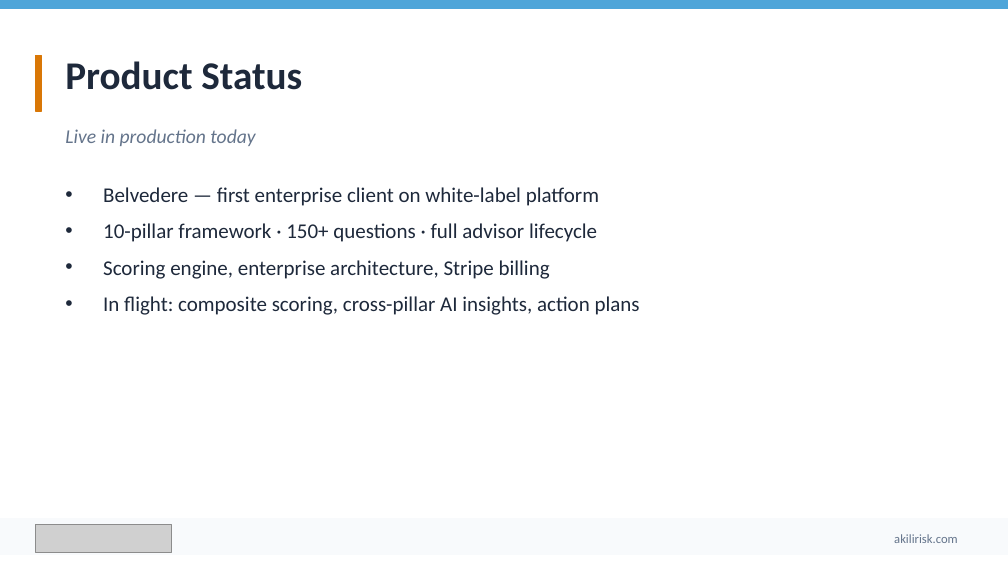
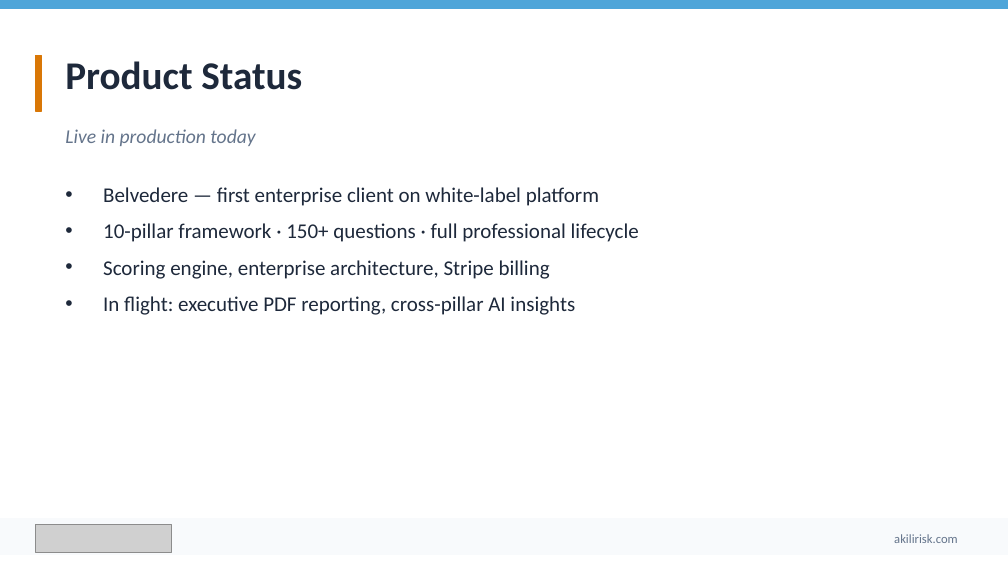
Before and after one commit to ebillyweb/AKILIRisk, a slide deck: slide 14 of docs/pitch-decks/Akili-Product-Deck.pptx (slide 13 before the commit). Drawn at 1008x567 pixels with LibreOffice and Linux fonts; fonts in the diff are those of the drawing; grey boxes stand for pictures. Boxes give left, top, right and bottom in pixels: in the first picture for what was removed or moved away, otherwise in the second. Text is boxed around its words. In the diff, an @@ line names an element or a change of style, - is before the commit and + after.

Commit message:
refactor: update pitch deck content and positioning for professional firms
- Revised the pitch deck to emphasize AKILI as a governance intelligence platform for affluent families and the professional firms that serve them, rather than solely for wealth advisors.
- Updated key messaging across multiple slides to reflect a unified approach to family governance, highlighting the collaborative role of various professionals (CPAs, estate attorneys, etc.) in managing family risk.
- Enhanced descriptions of the product's features and benefits to align with the new positioning, ensuring clarity on the platform's value proposition for both families and professional firms.
- Adjusted the business model and market segmentation to better represent the diverse professional audience and their specific needs.
- Made corresponding updates to related documentation and outreach templates to maintain consistency in messaging.

```diff
--- a/docs/pitch-decks/Akili-Product-Deck.pptx
+++ b/docs/pitch-decks/Akili-Product-Deck.pptx
@@ text at (x1=103, y1=223, x2=639, y2=242): text changed @@
-• 10-pillar framework · 150+ questions · full advisor lifecycle
+• 10-pillar framework · 150+ questions · full professional lifecycle
@@ text at (x1=103, y1=296, x2=575, y2=315): text changed @@
-• In flight: composite scoring, cross-pillar AI insights, action plans
+• In flight: executive PDF reporting, cross-pillar AI insights
```
Also in this commit, not shown: 13 other slides changed, 1 slide added, 19 other files.
